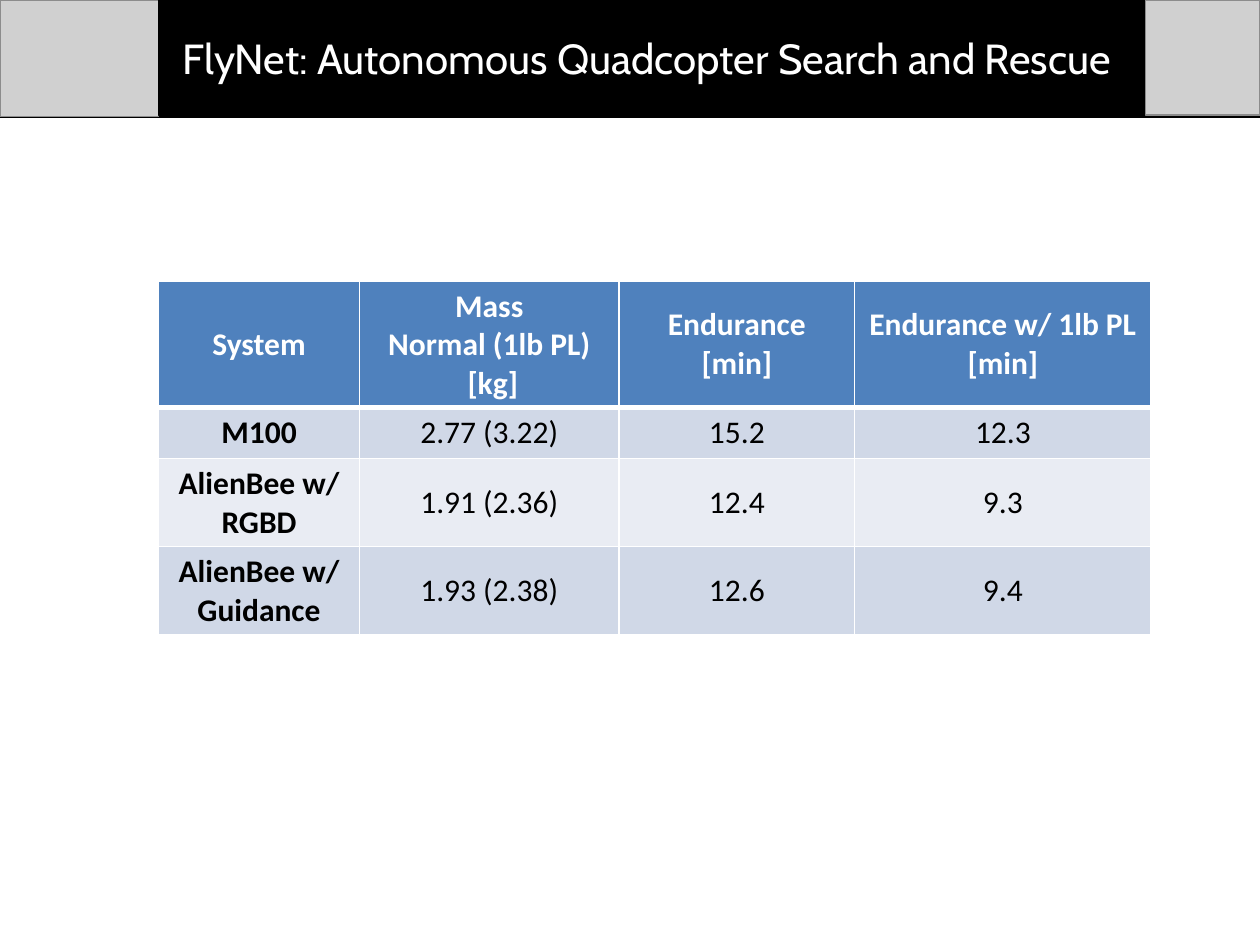
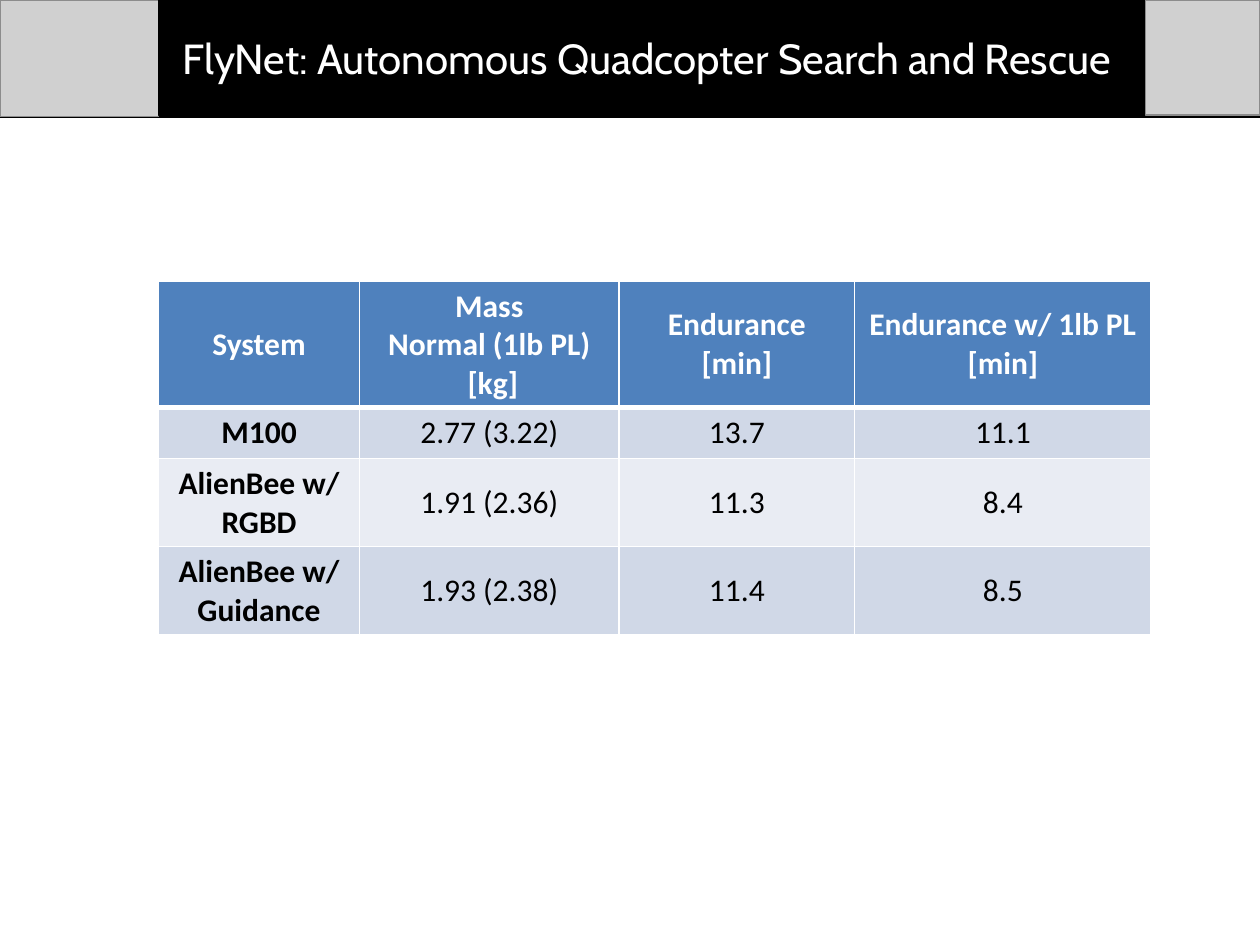
Before and after one commit to dtbinh/FlyNet, a slide deck: slide 4 of Presentations/Mid Semester Review/Individual_Slides/Tyler/Slide template.pptx. Drawn at 1260x945 pixels with LibreOffice and Linux fonts; fonts in the diff are those of the drawing; grey boxes stand for pictures. Boxes give left, top, right and bottom in pixels: in the first picture for what was removed or moved away, otherwise in the second. Text is boxed around its words. In the diff, an @@ line names an element or a change of style, - is before the commit and + after.

```diff
--- a/Presentations/Mid Semester Review/Individual_Slides/Tyler/Slide template.pptx
+++ b/Presentations/Mid Semester Review/Individual_Slides/Tyler/Slide template.pptx
@@ table at (159, 281, 1150, 635) @@
-row 2, column 3: 15.2
+row 2, column 3: 13.7
-row 2, column 4: 12.3
+row 2, column 4: 11.1
-row 3, column 3: 12.4
+row 3, column 3: 11.3
-row 3, column 4: 9.3
+row 3, column 4: 8.4
-row 4, column 3: 12.6
+row 4, column 3: 11.4
-row 4, column 4: 9.4
+row 4, column 4: 8.5
```
Also in this commit, not shown: 2 other slides changed, 1 slide added, 4 other files.
